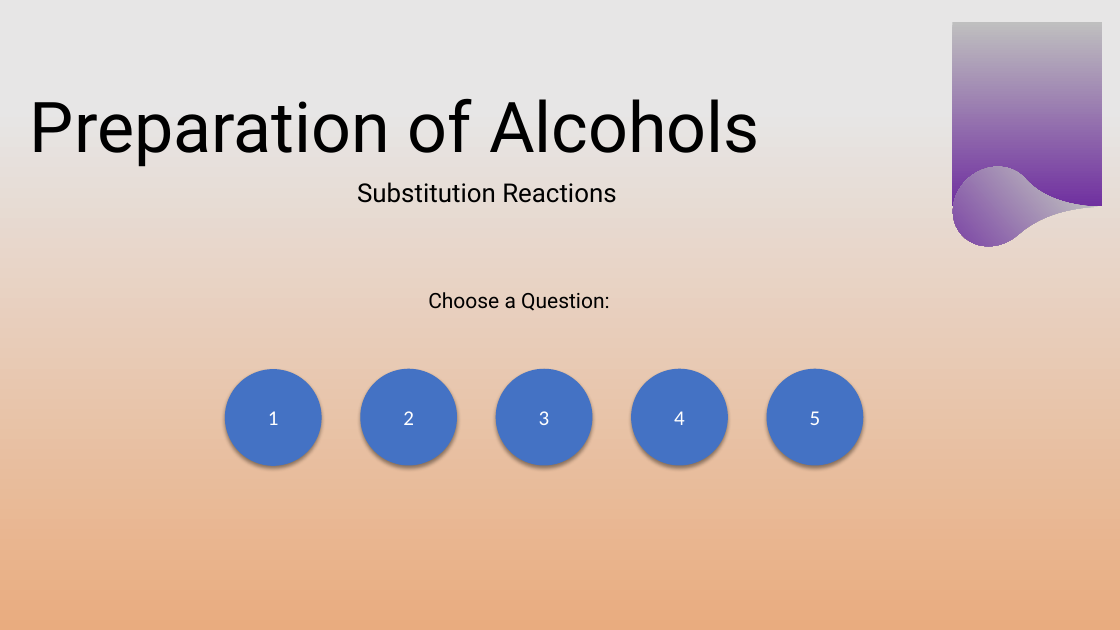
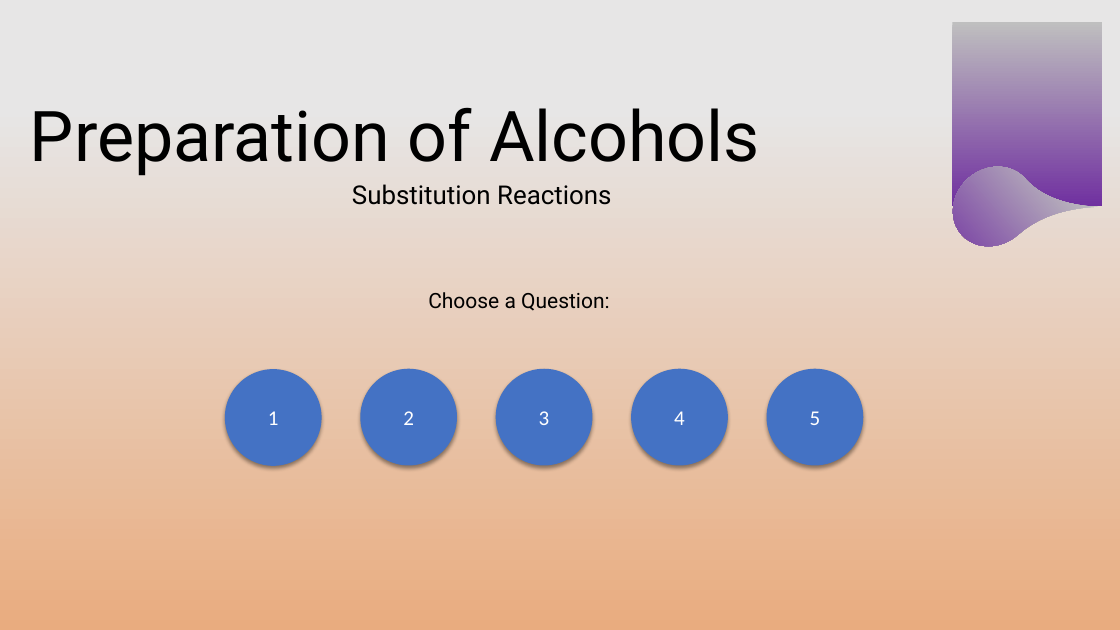
Before and after one commit to chemykill/alcoholproblems, a slide deck: slide 1 of alcoholquestions.pptx. Drawn at 1120x630 pixels with LibreOffice and Linux fonts; fonts in the diff are those of the drawing; background and template pictures are left out. Boxes give left, top, right and bottom in pixels: in the first picture for what was removed or moved away, otherwise in the second. Text is boxed around its words. In the diff, an @@ line names an element or a change of style, - is before the commit and + after.

Commit message:
Automated update from OneDrive

```diff
--- a/alcoholquestions.pptx
+++ b/alcoholquestions.pptx
@@ title "Preparation of Alcohols" moved from (x1=30, y1=98, x2=760, y2=167) to (x1=30, y1=107, x2=760, y2=176) @@
@@ subtitle "Substitution Reactions" moved from (x1=357, y1=182, x2=616, y2=203) to (x1=352, y1=184, x2=611, y2=205) @@
```
